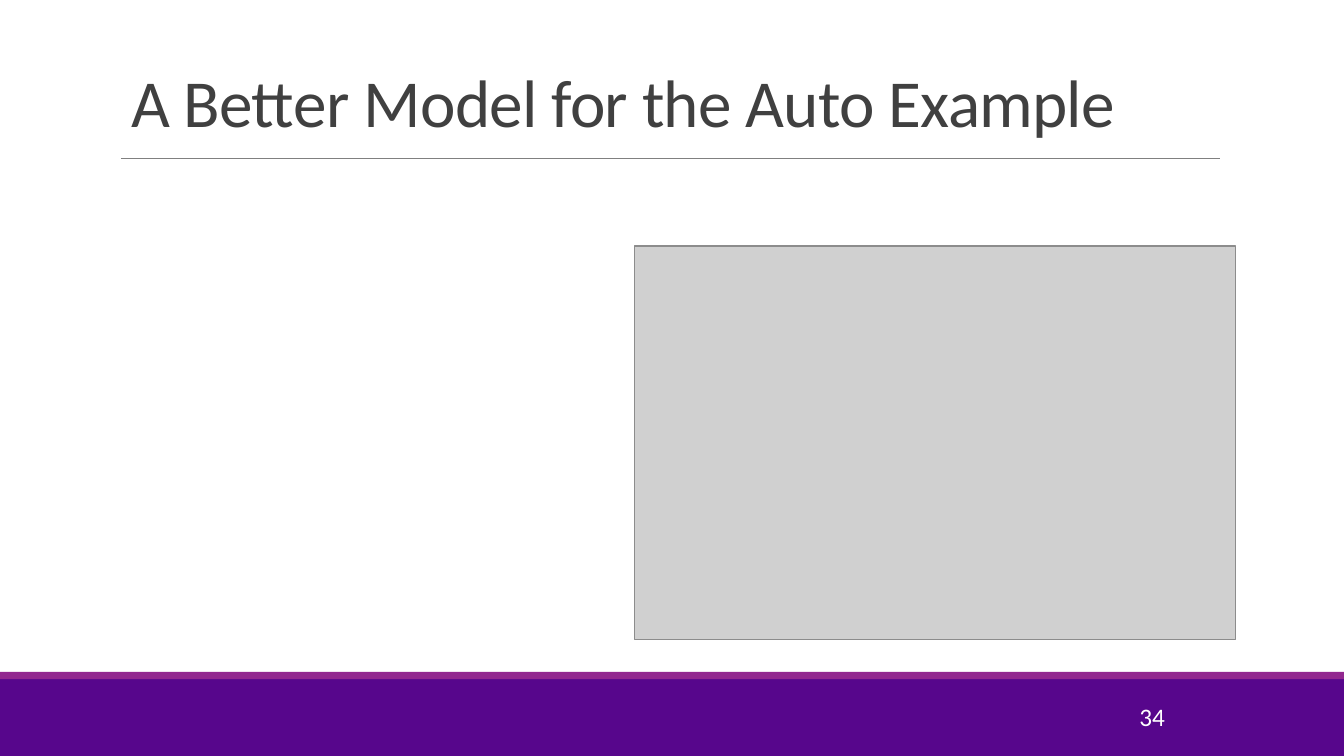
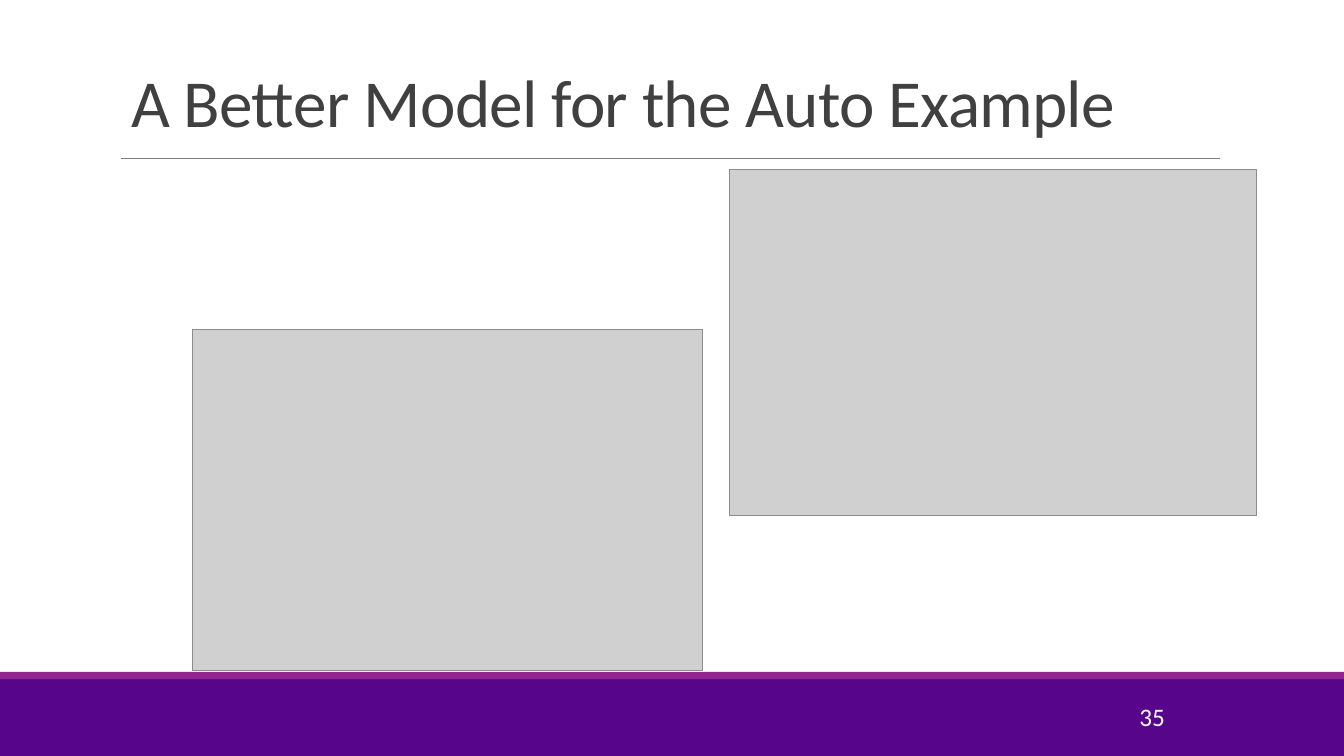
Before and after one commit to joshzzl/introml, a slide deck: slide 35 of lectures/Lect02_SimpRegression.pptx (slide 34 before the commit). Drawn at 1344x756 pixels with LibreOffice and Linux fonts; fonts in the diff are those of the drawing; grey boxes stand for pictures; background and template pictures are left out. Boxes give left, top, right and bottom in pixels: in the first picture for what was removed or moved away, otherwise in the second. Text is boxed around its words. In the diff, an @@ line names an element or a change of style, - is before the commit and + after.

```diff
--- a/lectures/Lect02_SimpRegression.pptx
+++ b/lectures/Lect02_SimpRegression.pptx
@@ picture: place and size @@
-picture at (635, 246, 1236, 640)
+picture at (730, 169, 1257, 515)
@@ picture added at (193, 330, 703, 670) @@
@@ page number at (1139, 709, 1165, 726): text changed @@
-34
+35
```
Also in this commit, not shown: 2 other slides changed, 1 slide added.
